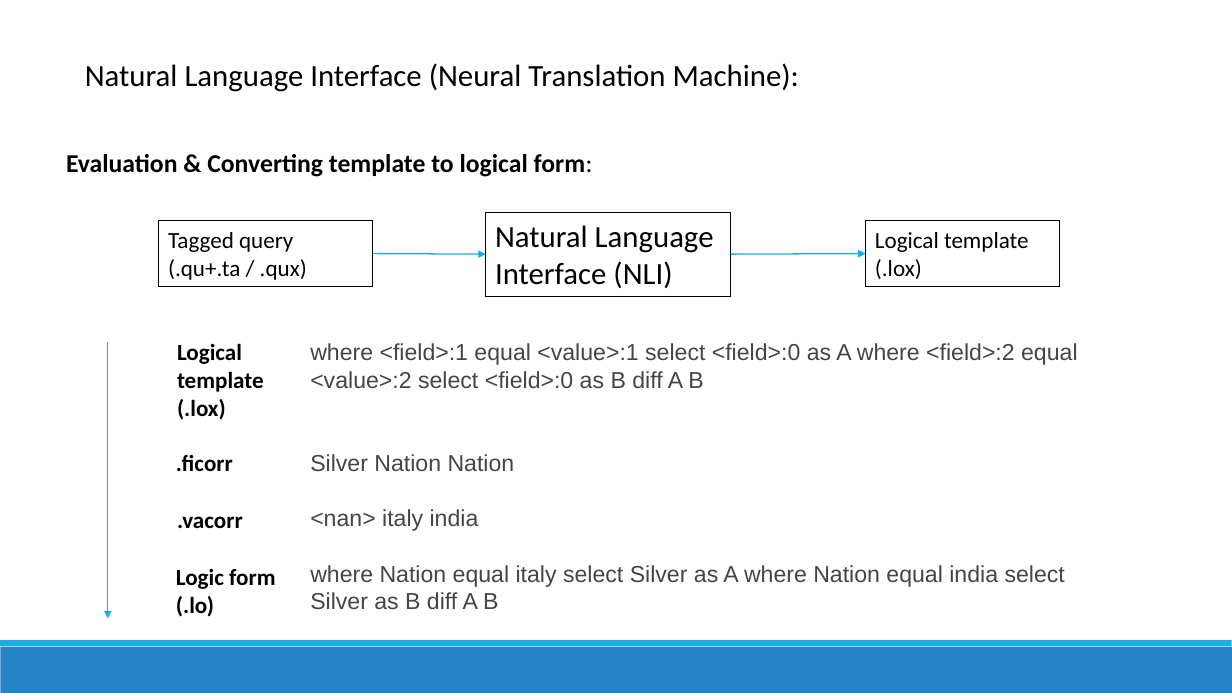
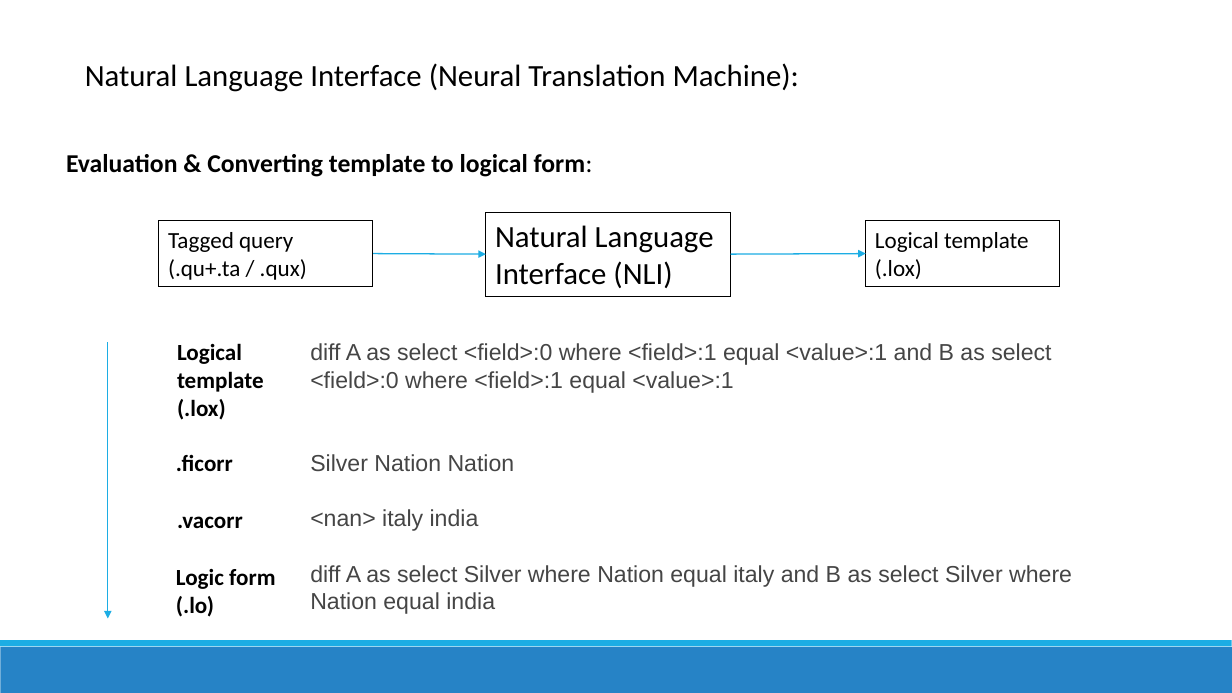
Before and after one commit to richardxiong/dnnQuery, a slide deck: slide 13 of dnnQuery2.pptx (slide 10 before the commit). Drawn at 1232x693 pixels with LibreOffice and Linux fonts; fonts in the diff are those of the drawing. Boxes give left, top, right and bottom in pixels: in the first picture for what was removed or moved away, otherwise in the second. Text is boxed around its words. In the diff, an @@ line names an element or a change of style, - is before the commit and + after.

```diff
--- a/dnnQuery2.pptx
+++ b/dnnQuery2.pptx
@@ text at (310,343,1051,393): text changed @@
-where <field>:1 equal <value>:1 select <field>:0 as A where <field>:2 equal <value>:2 select <field>:0 as B diff A B
+diff A as select <field>:0 where <field>:1 equal <value>:1 and B as select <field>:0 where <field>:1 equal <value>:1
@@ text at (310,565,1072,614): text changed @@
-where Nation equal italy select Silver as A where Nation equal india select Silver as B diff A B
+diff A as select Silver where Nation equal italy and B as select Silver where Nation equal india
```
Also in this commit, not shown: 3 other slides changed, 3 slides added, 3 other files.
